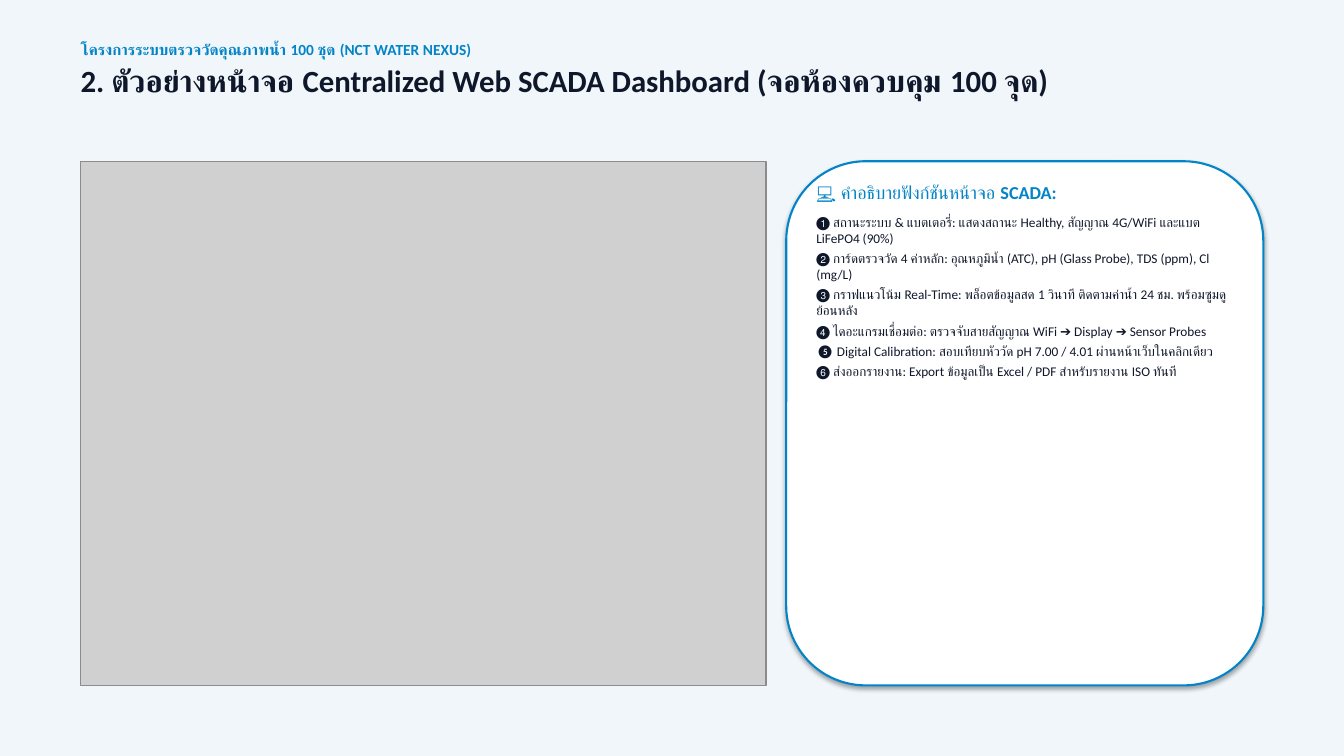
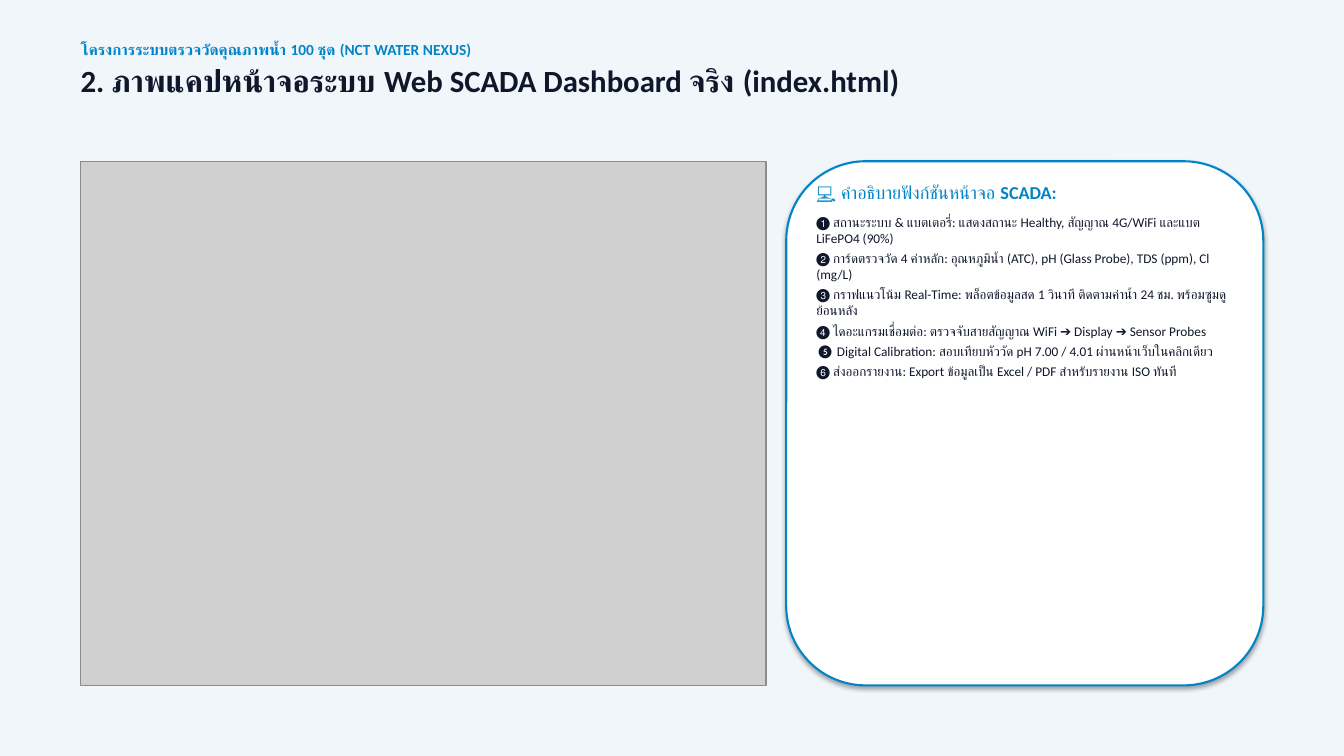
Before and after one commit to WoobWarb/nct-water-nexus, a slide deck: slide 3 of NCT_Water_Nexus_Report_and_Pricing.pptx. Drawn at 1344x756 pixels with LibreOffice and Linux fonts; fonts in the diff are those of the drawing; grey boxes stand for pictures. Boxes give left, top, right and bottom in pixels: in the first picture for what was removed or moved away, otherwise in the second. Text is boxed around its words. In the diff, an @@ line names an element or a change of style, - is before the commit and + after.

Commit message:
Embed accurate exact HTML web and mobile UI screenshots in PDF and PPTX

```diff
--- a/NCT_Water_Nexus_Report_and_Pricing.pptx
+++ b/NCT_Water_Nexus_Report_and_Pricing.pptx
@@ text at (81, 68, 899, 97): text changed @@
-2. ตัวอย่างหน้าจอ Centralized Web SCADA Dashboard (จอห้องควบคุม 100 จุด)
+2. ภาพแคปหน้าจอระบบ Web SCADA Dashboard จริง (index.html)
```
Also in this commit, not shown: 2 other slides changed, 8 other files.
